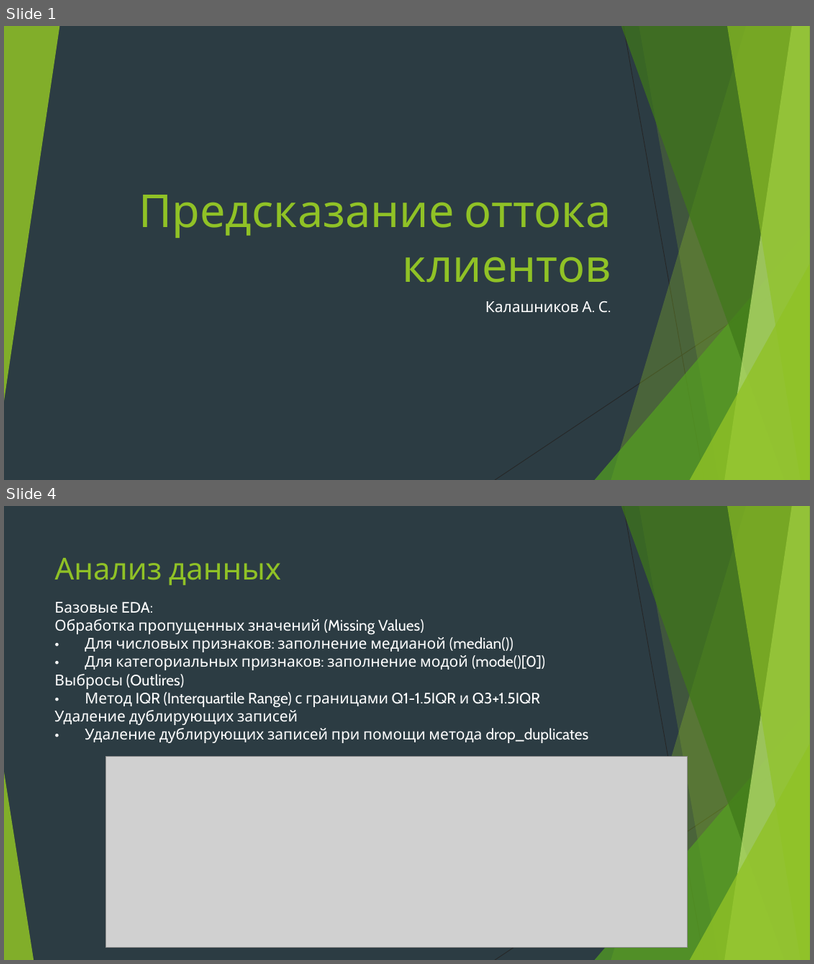
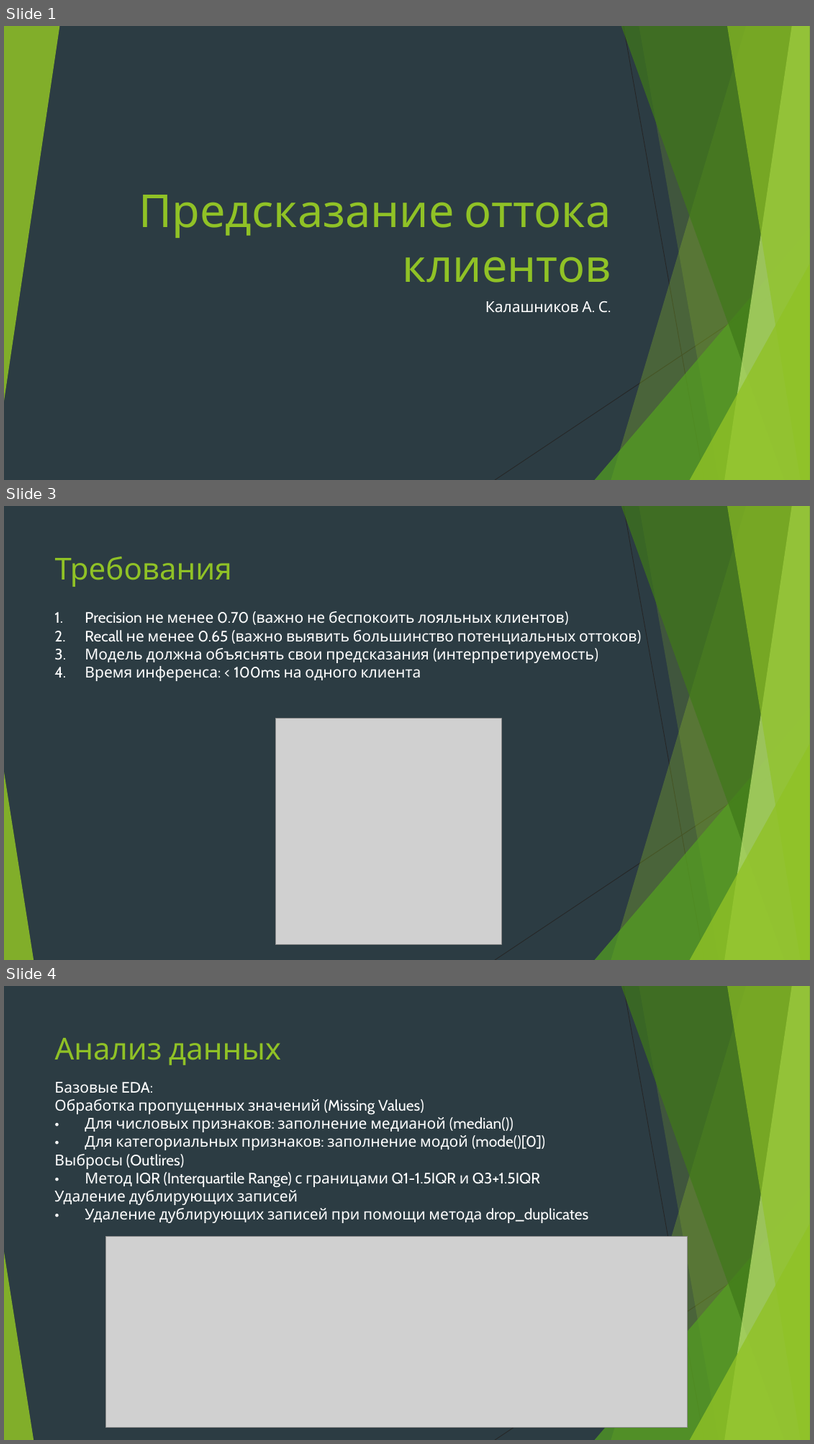
Before and after one commit to Tenager-Pro/Innopolis-AI, a slide deck: docs/presentation/Предсказание оттока клиентов.pptx. Shown one above the other, each under a label of ours: slides 1 and 4 before the commit, slides 1, 3 and 4 after it; the slides between them are not shown. The pictures are 814x964 and 814x1444 pixels, drawn with LibreOffice and Linux fonts; fonts in the diff are those of the drawing; grey boxes stand for pictures. Boxes give left, top, right and bottom in pixels: in the first picture for what was removed or moved away, otherwise in the second. Text is boxed around its words. In the diff, an @@ line names an element or a change of style, - is before the commit and + after.

```diff
--- a/docs/presentation/Предсказание оттока клиентов.pptx
+++ b/docs/presentation/Предсказание оттока клиентов.pptx
@@ slide 3 added at [4, 506, 810, 960], background #2C3C43; not listed: 10 template elements that a slide beside it also shows @@
@@ title added at [55, 556, 232, 587], 36 pt, text #90C226 @@
+Требования
@@ text added at [54, 611, 637, 681], 18 pt, text #FFFFFF @@
+1. Precision не менее 0.70 (важно не беспокоить лояльных клиентов)
+2. Recall не менее 0.65 (важно выявить большинство потенциальных оттоков)
+3. Модель должна объяснять свои предсказания (интерпретируемость)
+4. Время инференса: < 100ms на одного клиента
@@ picture added at [275, 718, 502, 944] @@
```
Also in this commit, not shown: 4 slides changed, 3 other slides added, 1 slide removed, 9 other files.
